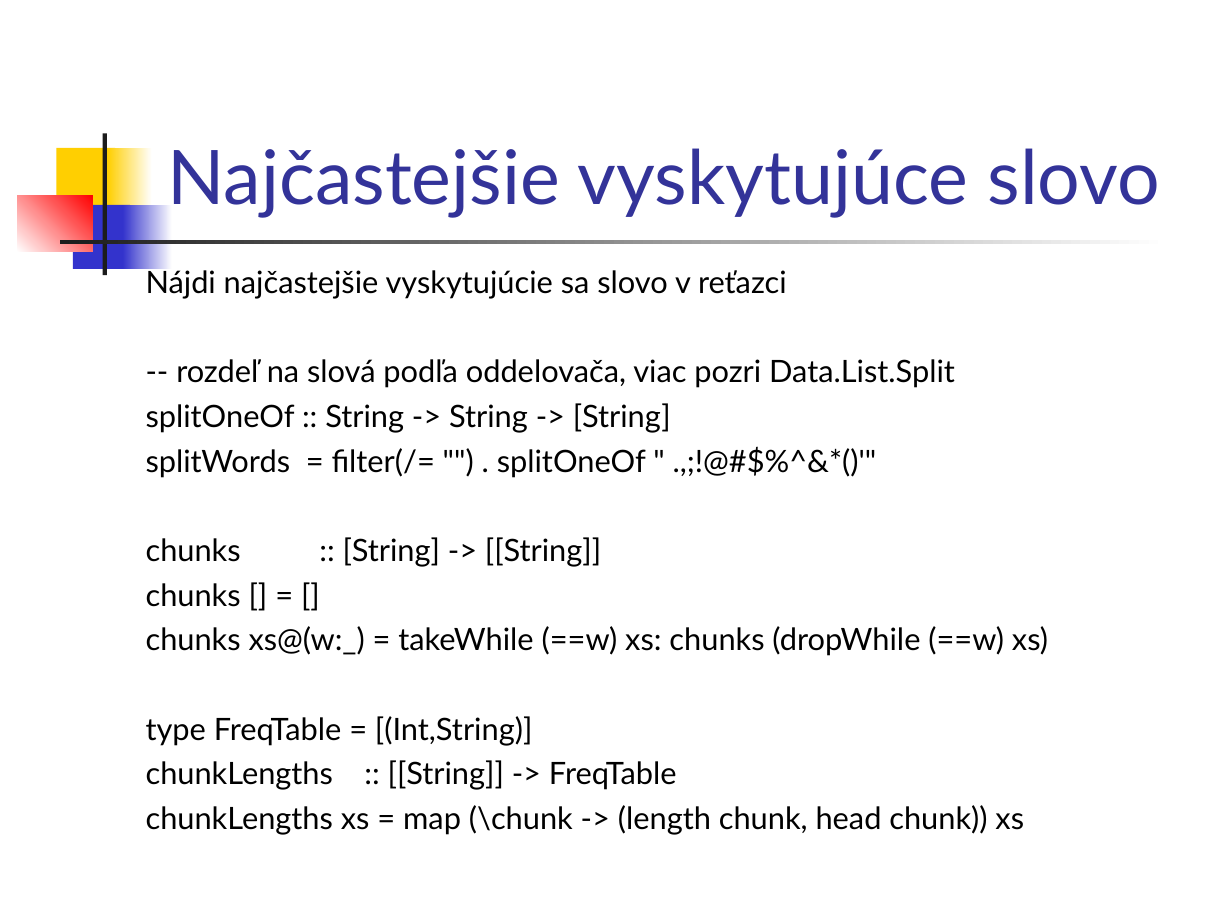
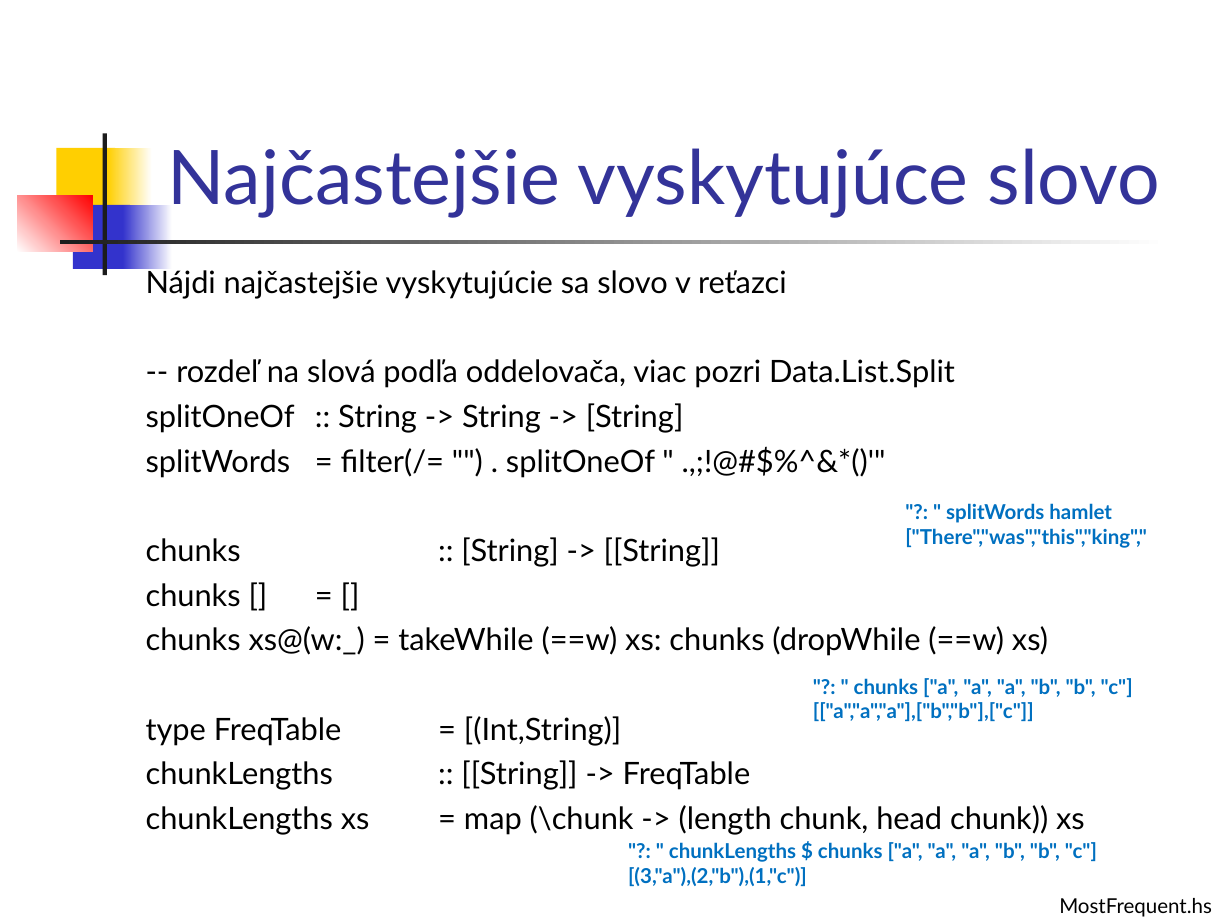
Before and after one commit to Funkcionalne/Prednasky, a slide deck: slide 14 of 03/03_fpro.ppt. Drawn at 1232x924 pixels with LibreOffice and Linux fonts; fonts in the diff are those of the drawing. Boxes give left, top, right and bottom in pixels: in the first picture for what was removed or moved away, otherwise in the second. Text is boxed around its words. In the diff, an @@ line names an element or a change of style, - is before the commit and + after.

```diff
--- a/03/03_fpro.ppt
+++ b/03/03_fpro.ppt
@@ text "Nájdi najčastejšie vyskytujúcie sa slovo ..." rewrapped from [146, 266, 1048, 835] to [146, 266, 1085, 835] @@
@@ text added at [905, 503, 1147, 548], 12 pt, text #0070C0, bold @@
+"?: " splitWords hamlet
+["There","was","this","king","
@@ text added at [813, 678, 1133, 721], 12 pt, text #0070C0, bold @@
+"?: " chunks ["a", "a", "a", "b", "b", "c"]
+[["a","a","a"],["b","b"],["c"]]
@@ text added at [628, 842, 1097, 886], 12 pt, text #0070C0, bold @@
+"?: " chunkLengths $ chunks ["a", "a", "a", "b", "b", "c"]
+[(3,"a"),(2,"b"),(1,"c")]
@@ text added at [1059, 898, 1212, 917], 12 pt, text #000000 @@
+MostFrequent.hs
```
Also in this commit, not shown: 1 other slide changed, 2 slides added, 1 slide removed, 1 other file.
